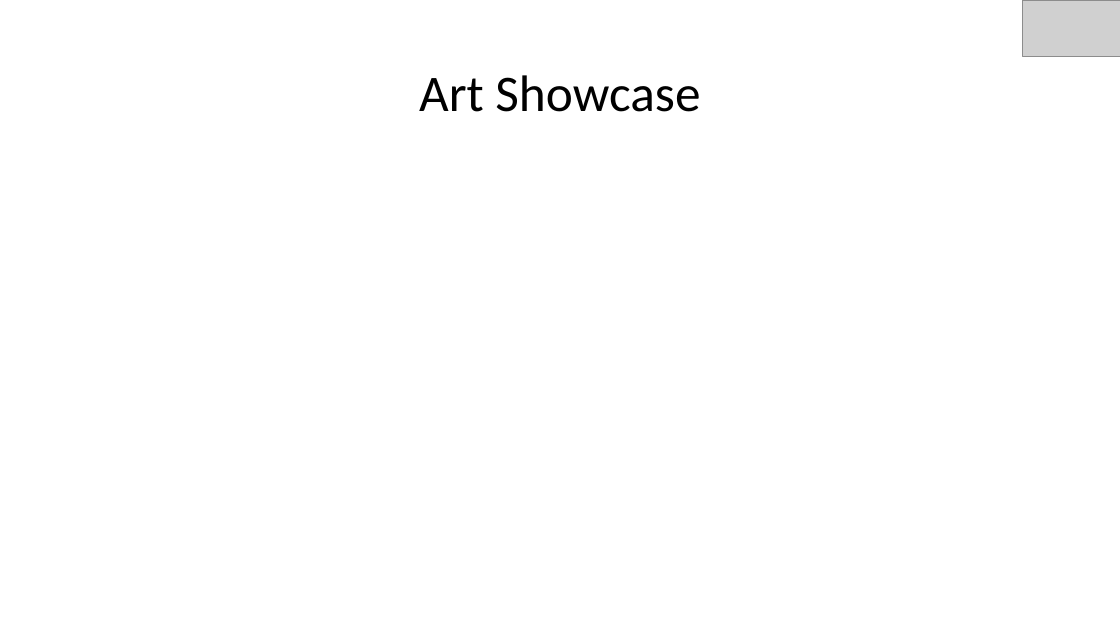
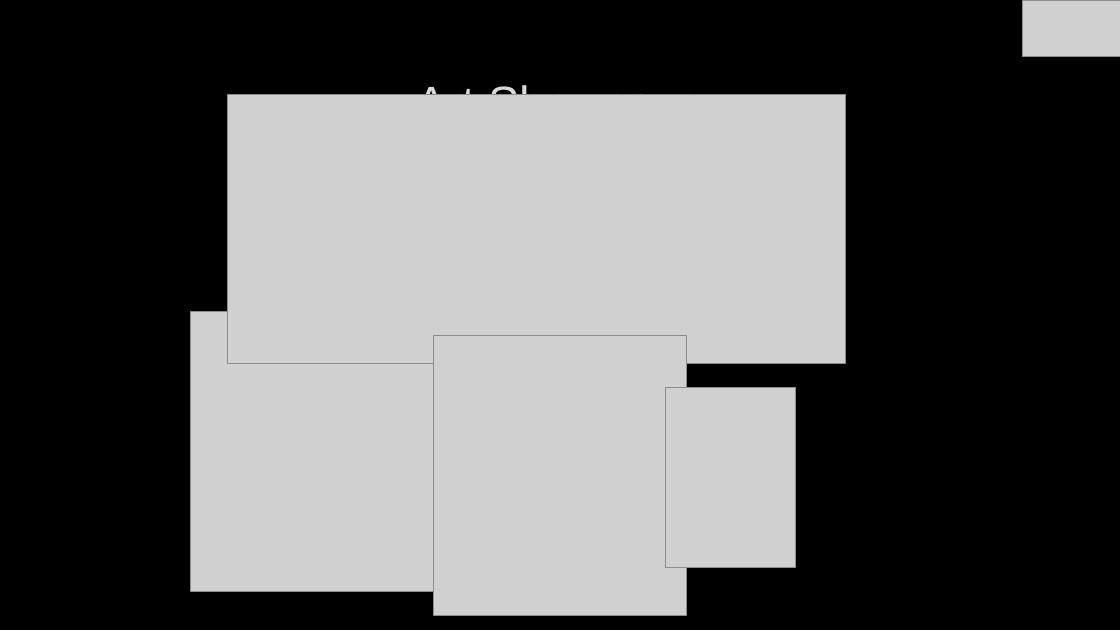
Before and after one commit to EliAnonymouse17/GDAfinal, a slide deck: slide 9 of Documentation/PresentationAlpha.pptx. Drawn at 1120x630 pixels with LibreOffice and Linux fonts; fonts in the diff are those of the drawing; grey boxes stand for pictures; background and template pictures are left out. Boxes give left, top, right and bottom in pixels: in the first picture for what was removed or moved away, otherwise in the second. Text is boxed around its words. In the diff, an @@ line names an element or a change of style, - is before the commit and + after.

```diff
--- a/Documentation/PresentationAlpha.pptx
+++ b/Documentation/PresentationAlpha.pptx
@@ background #FFFFFF to picture (left out) @@
@@ title "Art Showcase": place and size @@
-title "Art Showcase" at (419,75,700,112)
+title "Art Showcase" at (416,82,703,95)
@@ title "Art Showcase" at (416,82,703,95): size 44 to 40 pt, font Calibri to Arial, text colour #000000 to #DADADA, letter outline none to #404040 0.75 pt; line spacing 0.9 to 1 @@
@@ picture added at (228,94,846,363) @@
@@ picture added at (190,312,470,592) @@
@@ picture added at (434,335,687,615) @@
@@ picture added at (665,387,796,568) @@
```
Also in this commit, not shown: 11 other slides changed, 4 other files.
